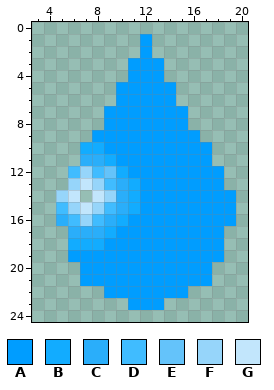
Edited in one commit: pixel-art sprite (resource/water.png). The picture above is the old version.
The file is 25x25 pixels. Shown: x 3..20, y 0..24.
Palette (. is transparent): A #009dff  B #12acff  C #2aaefa  D #40bcff  E #64c3fa  F #96d5fa  G #c2e6fc
The result:
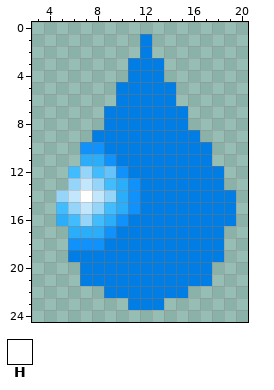
Colours new in this view: H #ffffff
Log entry: add resourceAnimationCoords function
What changed:
@@ palette @@
-A #009dff
+A #007ee6
-B #12acff
+B #0f92fc
@@ x 5..9 @@
 13 .FGFD
-14 FG.GF
+14 FGHGF
 15 DFGFD
Pixel boxes of the changes (left, top, right, bottom) in both pictures:
changed: (68, 34, 236, 310)
